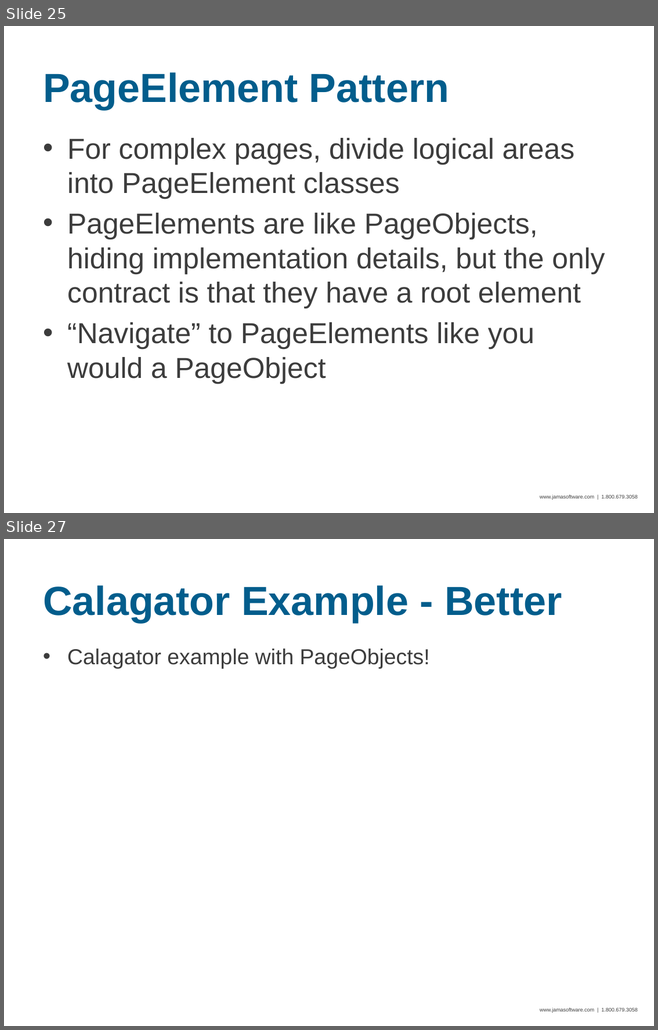
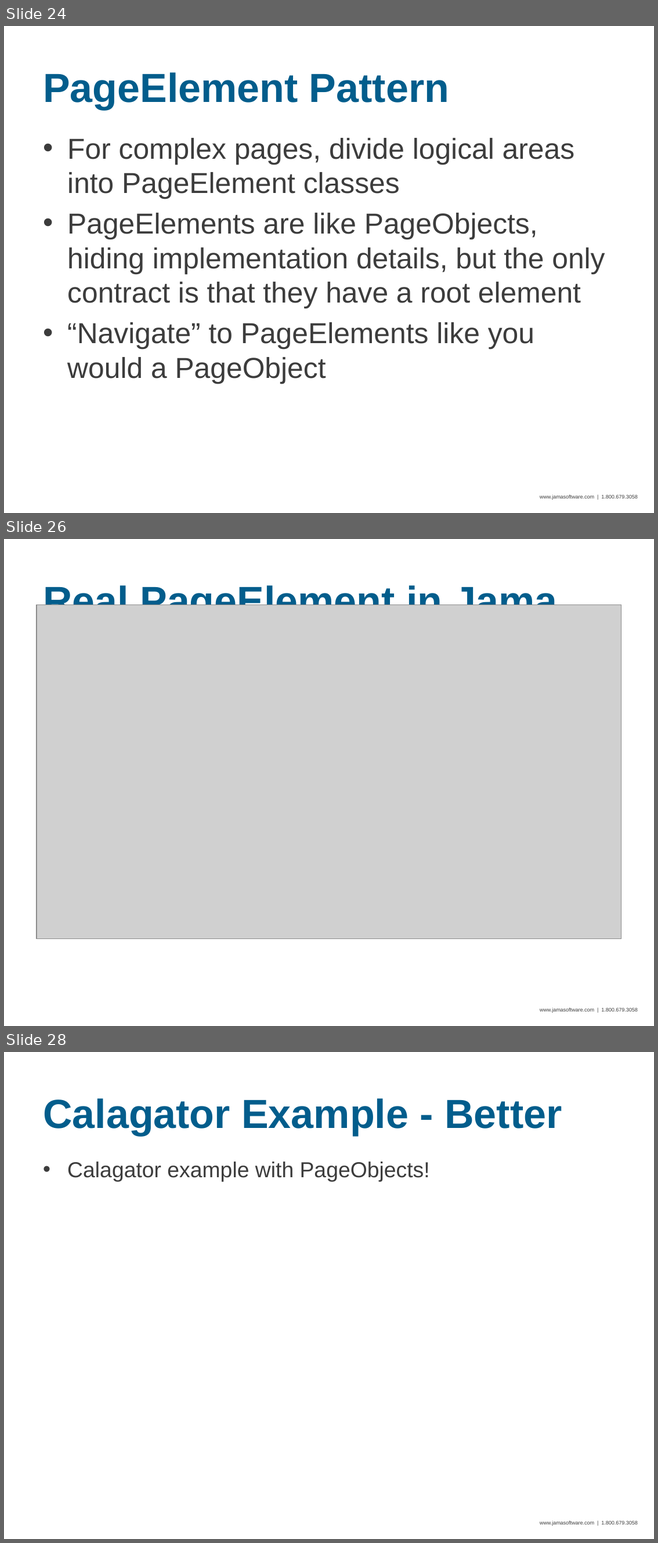
Before and after one commit to seanadkinson/webdriver-examples, a slide deck: slides.pptx. Shown one above the other, each under a label of ours: slides 25 and 27 before the commit, slides 24, 26 and 28 after it; the slides between them are not shown. The pictures are 658x1030 and 658x1543 pixels, drawn with LibreOffice and Linux fonts; fonts in the diff are those of the drawing; grey boxes stand for pictures; background and template pictures are left out. Boxes give left, top, right and bottom in pixels: in the first picture for what was removed or moved away, otherwise in the second. Text is boxed around its words. In the diff, an @@ line names an element or a change of style, - is before the commit and + after.

```diff
--- a/slides.pptx
+++ b/slides.pptx
@@ slide 26 added at (x1=4, y1=539, x2=654, y2=1026), background picture (left out); not listed: 1 template element that a slide beside it also shows @@
@@ title added at (x1=43, y1=583, x2=557, y2=605), 45 pt, text #025D8C, bold @@
+Real PageElement in Jama
@@ picture added at (x1=36, y1=605, x2=621, y2=939) @@
@@ what was slide 25 is now slide 24 @@
@@ what was slide 27 is now slide 28 @@
```
Also in this commit, not shown: 4 slides changed, 2 other slides added, 23 other files.
